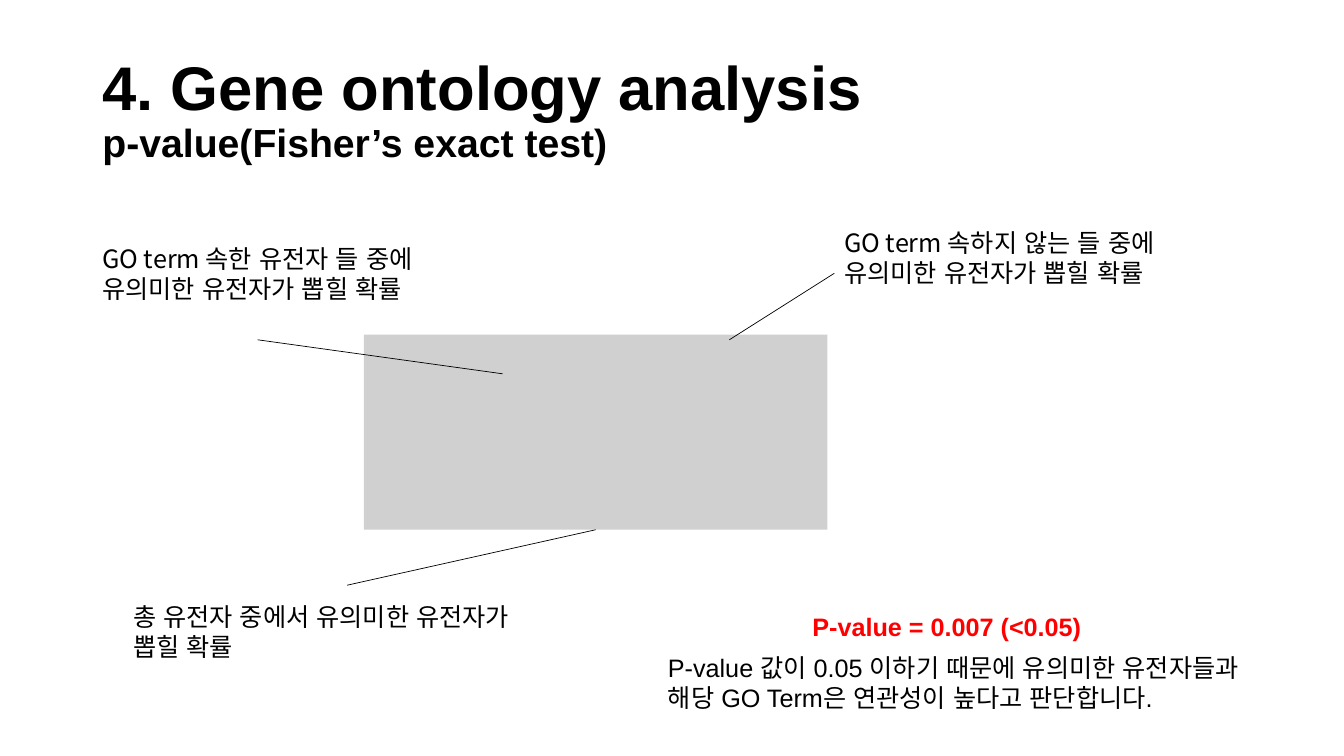
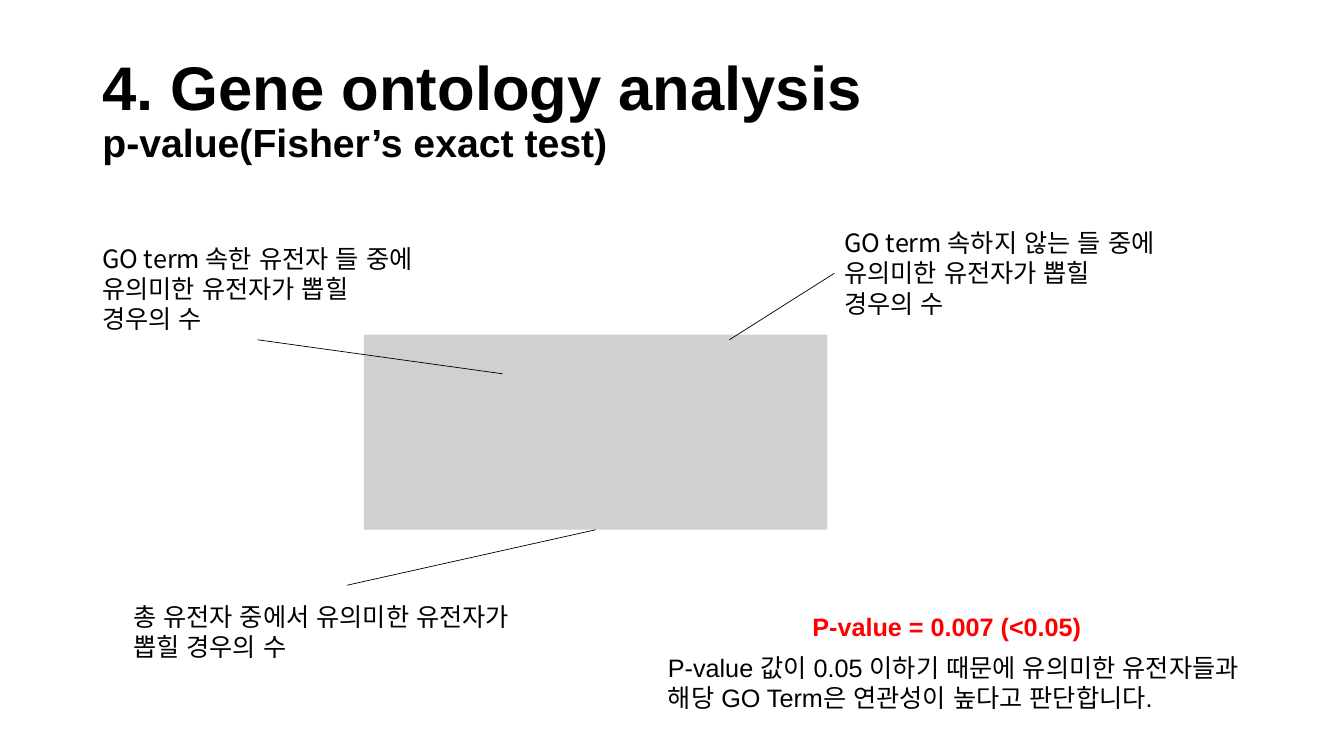
Before and after one commit to Khreat0205/Education_BulkRNAseq, a slide deck: slide 10 of Presentation/4. GO analysis.pptx. Drawn at 1344x756 pixels with LibreOffice and Linux fonts; fonts in the diff are those of the drawing; grey boxes stand for pictures. Boxes give left, top, right and bottom in pixels: in the first picture for what was removed or moved away, otherwise in the second. Text is boxed around its words. In the diff, an @@ line names an element or a change of style, - is before the commit and + after.

```diff
--- a/Presentation/4. GO analysis.pptx
+++ b/Presentation/4. GO analysis.pptx
@@ text at box(844, 231, 1154, 315): text changed @@
-GO term 속하지 않는 들 중에 유의미한 유전자가 뽑힐 확률
+GO term 속하지 않는 들 중에 유의미한 유전자가 뽑힐 경우의 수
@@ text at box(102, 247, 412, 330): text changed @@
-GO term 속한 유전자 들 중에 유의미한 유전자가 뽑힐 확률
+GO term 속한 유전자 들 중에 유의미한 유전자가 뽑힐 경우의 수
@@ text at box(133, 605, 509, 658): text changed @@
-총 유전자 중에서 유의미한 유전자가 뽑힐 확률
+총 유전자 중에서 유의미한 유전자가 뽑힐 경우의 수
```
Also in this commit, not shown: 2 other slides changed, 2 other files.
